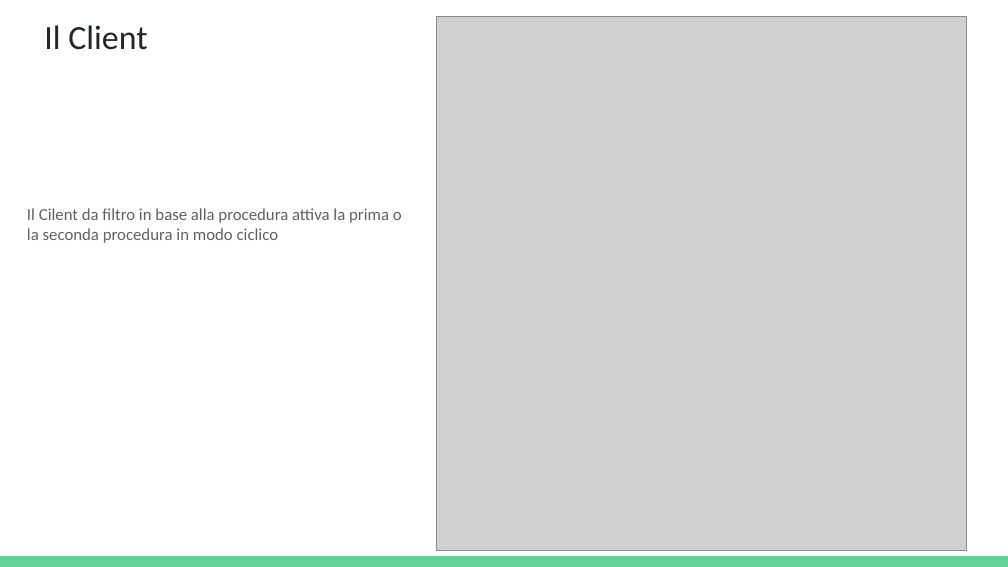
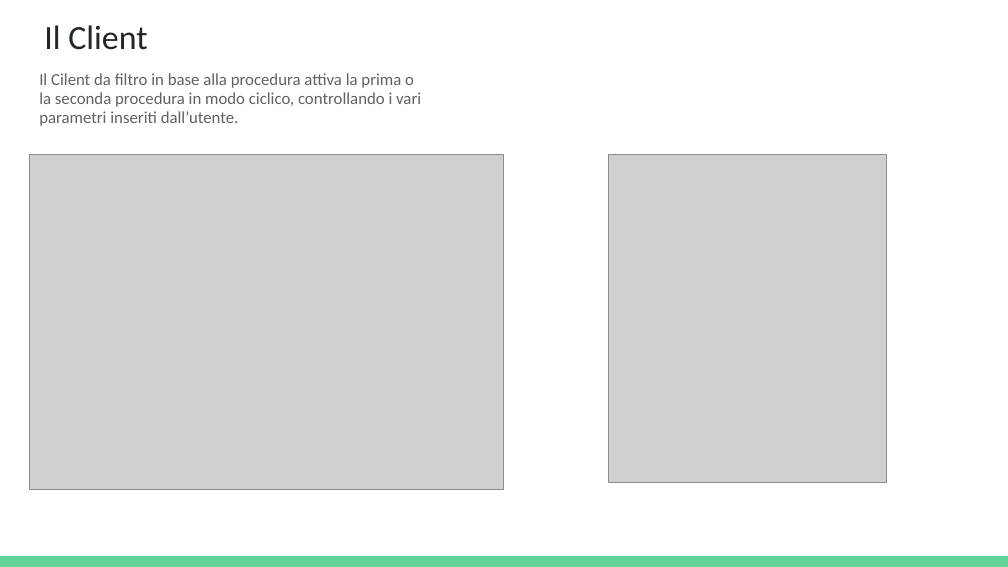
Before and after one commit to carnivuth/lab-reti-di-calcolatori, a slide deck: slide 4 of esercitazione7/Esercitazione8.pptx (slide 3 before the commit). Drawn at 1008x567 pixels with LibreOffice and Linux fonts; fonts in the diff are those of the drawing; grey boxes stand for pictures. Boxes give left, top, right and bottom in pixels: in the first picture for what was removed or moved away, otherwise in the second. Text is boxed around its words. In the diff, an @@ line names an element or a change of style, - is before the commit and + after.

```diff
--- a/esercitazione7/Esercitazione8.pptx
+++ b/esercitazione7/Esercitazione8.pptx
@@ picture removed at [436,17,966,550] @@
@@ text at [39,73,421,126]: text changed @@
-Il Cilent da filtro in base alla procedura attiva la prima o la seconda procedura in modo ciclico
+Il Cilent da filtro in base alla procedura attiva la prima o la seconda procedura in modo ciclico, controllando i vari parametri inseriti dall’utente.
@@ picture added at [29,154,504,490] @@
@@ picture added at [608,154,886,483] @@
```
Also in this commit, not shown: 1 other slide changed, 1 slide added, 4 other files.
